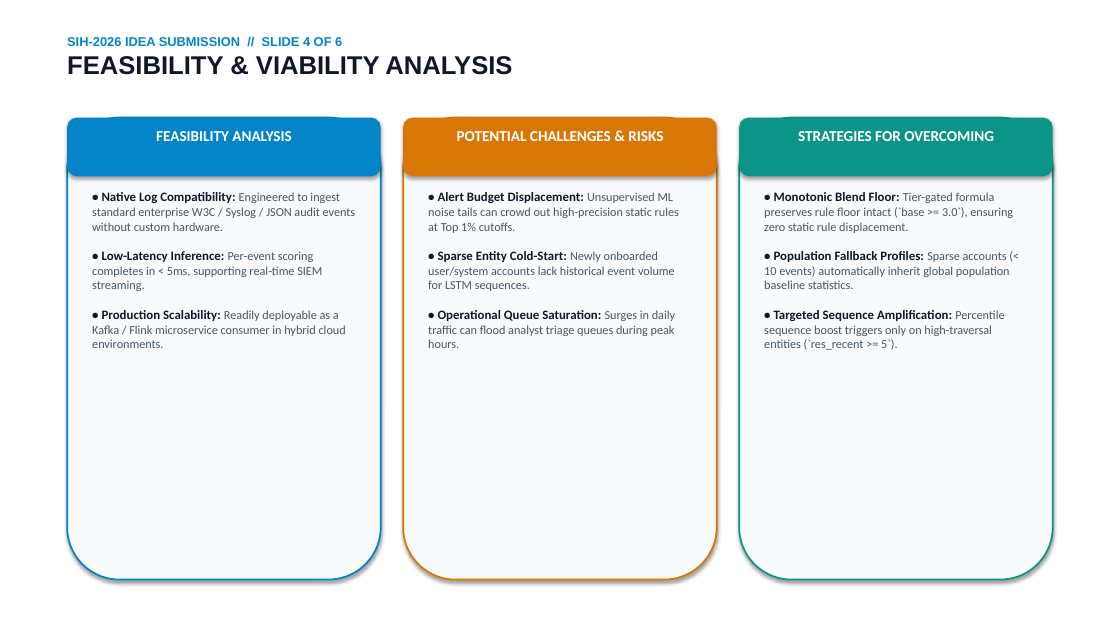
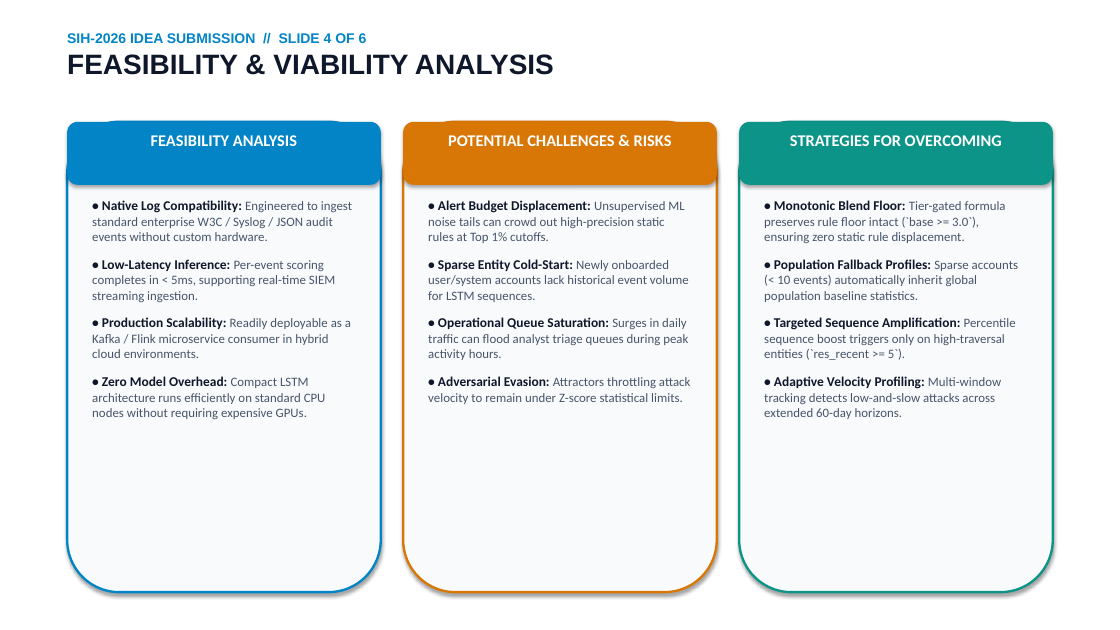
Before and after one commit to irajverma/Honeywell, a slide deck: slide 4 of docs/SentinelAI_SIH_Presentation.pptx. Drawn at 1120x630 pixels with LibreOffice and Linux fonts; fonts in the diff are those of the drawing. Boxes give left, top, right and bottom in pixels: in the first picture for what was removed or moved away, otherwise in the second. Text is boxed around its words. In the diff, an @@ line names an element or a change of style, - is before the commit and + after.

```diff
--- a/docs/SentinelAI_SIH_Presentation.pptx
+++ b/docs/SentinelAI_SIH_Presentation.pptx
@@ text "SIH-2026 IDEA SUBMISSION // SLIDE ..." at [67, 33, 554, 75]: size 11 to 12 pt in "SIH-2026 IDEA SUBMISSION // SLIDE 4 OF ..."; size 22 to 24 pt in "FEASIBILITY & VIABILITY ANALYSIS" @@
@@ rounded rectangle: place and size @@
-rounded rectangle at [67, 118, 381, 176]
+rounded rectangle at [67, 122, 381, 185]
@@ rounded rectangle: place and size @@
-rounded rectangle at [67, 118, 381, 580]
+rounded rectangle at [67, 122, 381, 592]
@@ rounded rectangle at [67, 122, 381, 592]: outline #0284C7 1.5 pt to #0284C7 2 pt @@
@@ rounded rectangle: place and size @@
-rounded rectangle at [403, 118, 717, 176]
+rounded rectangle at [403, 122, 717, 185]
@@ rounded rectangle: place and size @@
-rounded rectangle at [403, 118, 717, 580]
+rounded rectangle at [403, 122, 717, 592]
@@ rounded rectangle at [403, 122, 717, 592]: outline #D97706 1.5 pt to #D97706 2 pt @@
@@ rounded rectangle: place and size @@
-rounded rectangle at [739, 118, 1053, 176]
+rounded rectangle at [739, 122, 1053, 185]
@@ rounded rectangle: place and size @@
-rounded rectangle at [739, 118, 1053, 580]
+rounded rectangle at [739, 122, 1053, 592]
@@ rounded rectangle at [739, 122, 1053, 592]: outline #0D9488 1.5 pt to #0D9488 2 pt @@
@@ size 13 to 14 pt in 3 elements at [151, 135, 297, 146], [448, 135, 672, 146], [790, 135, 1002, 146] @@
@@ text "• Native Log Compatibility: Engineered ...": place and size @@
-text "• Native Log Compatibility: Engineered ..." at [92, 192, 356, 348]
+text "• Native Log Compatibility: Engineered ..." at [92, 200, 352, 419]
@@ text at [92, 200, 352, 358]: size 11 to 11.5 pt in "• Native Log Compatibility:", "• Production Scalability:"; size 10.5 to 11 pt in "Engineered to ingest standard enterprise W3C / ...", "Readily deployable as a Kafka / Flink ..."; less space between paragraphs @@
@@ text "• Alert Budget Displacement: Unsupervised ...": place and size @@
-text "• Alert Budget Displacement: Unsupervised ..." at [428, 192, 679, 348]
+text "• Alert Budget Displacement: Unsupervised ..." at [428, 200, 691, 404]
@@ text at [428, 200, 689, 302]: size 11 to 11.5 pt in "• Alert Budget Displacement:", "• Sparse Entity Cold-Start:"; size 10.5 to 11 pt in "Unsupervised ML noise tails can crowd out ...", "Newly onboarded user/system accounts lack historical event ..."; less space between paragraphs @@
@@ text "• Monotonic Blend Floor: Tier-gated ...": place and size @@
-text "• Monotonic Blend Floor: Tier-gated ..." at [764, 192, 1013, 350]
+text "• Monotonic Blend Floor: Tier-gated ..." at [764, 200, 1018, 419]
@@ text at [764, 200, 1018, 360]: size 11 to 11.5 pt in "• Monotonic Blend Floor:", "• Population Fallback Profiles:", "• Targeted Sequence Amplification:"; size 10.5 to 11 pt in "Tier-gated formula preserves rule floor intact (`base ...", "Sparse accounts (< 10 events) automatically inherit ...", "Percentile sequence boost triggers only on high-traversal ..."; less space between paragraphs @@
@@ text at [92, 259, 335, 302]: text changed; size 10.5 to 11 pt @@
-• Low-Latency Inference: Per-event scoring completes in < 5ms, supporting real-time SIEM streaming.
+• Low-Latency Inference: Per-event scoring completes in < 5ms, supporting real-time SIEM streaming ingestion.
@@ text at [428, 317, 691, 404]: text changed; size 10.5 to 11 pt @@
-• Operational Queue Saturation: Surges in daily traffic can flood analyst triage queues during peak hours.
+• Operational Queue Saturation: Surges in daily traffic can flood analyst triage queues during peak activity hours.
+• Adversarial Evasion: Attractors throttling attack velocity to remain under Z-score statistical limits.
@@ text at [92, 376, 326, 419]: paragraph added @@
+• Zero Model Overhead: Compact LSTM architecture runs efficiently on standard CPU nodes without requiring expensive GPUs.
@@ text at [764, 376, 1001, 419]: paragraph added @@
+• Adaptive Velocity Profiling: Multi-window tracking detects low-and-slow attacks across extended 60-day horizons.
```
Also in this commit, not shown: 5 other slides changed, 1 other file.
